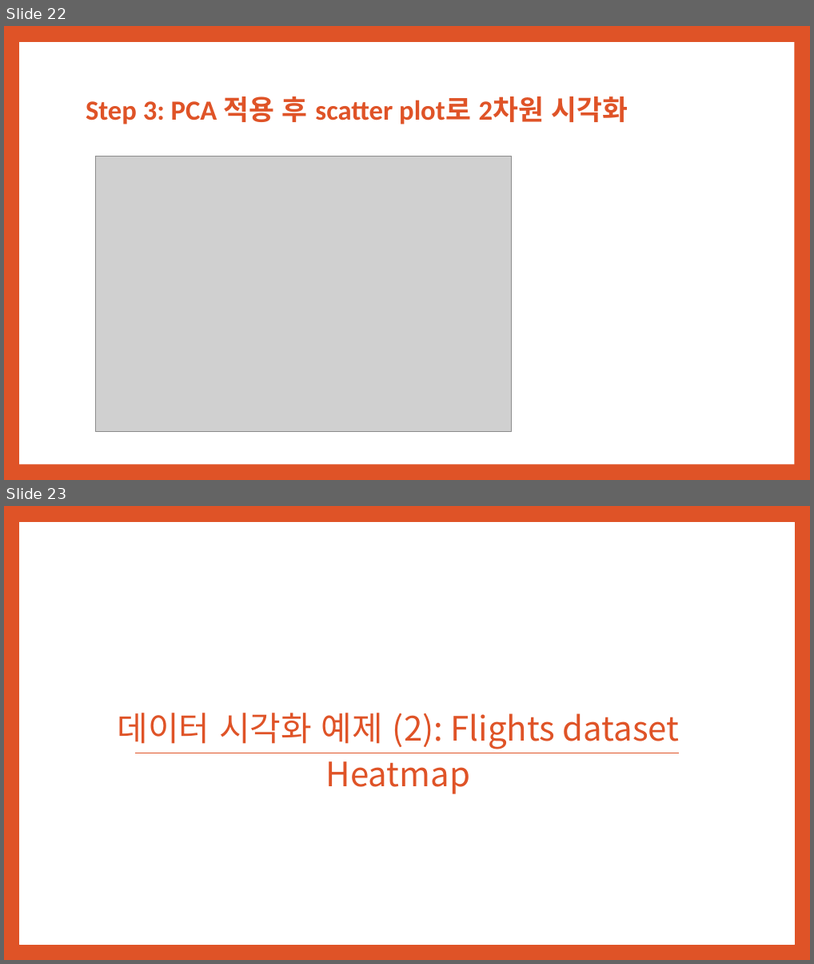
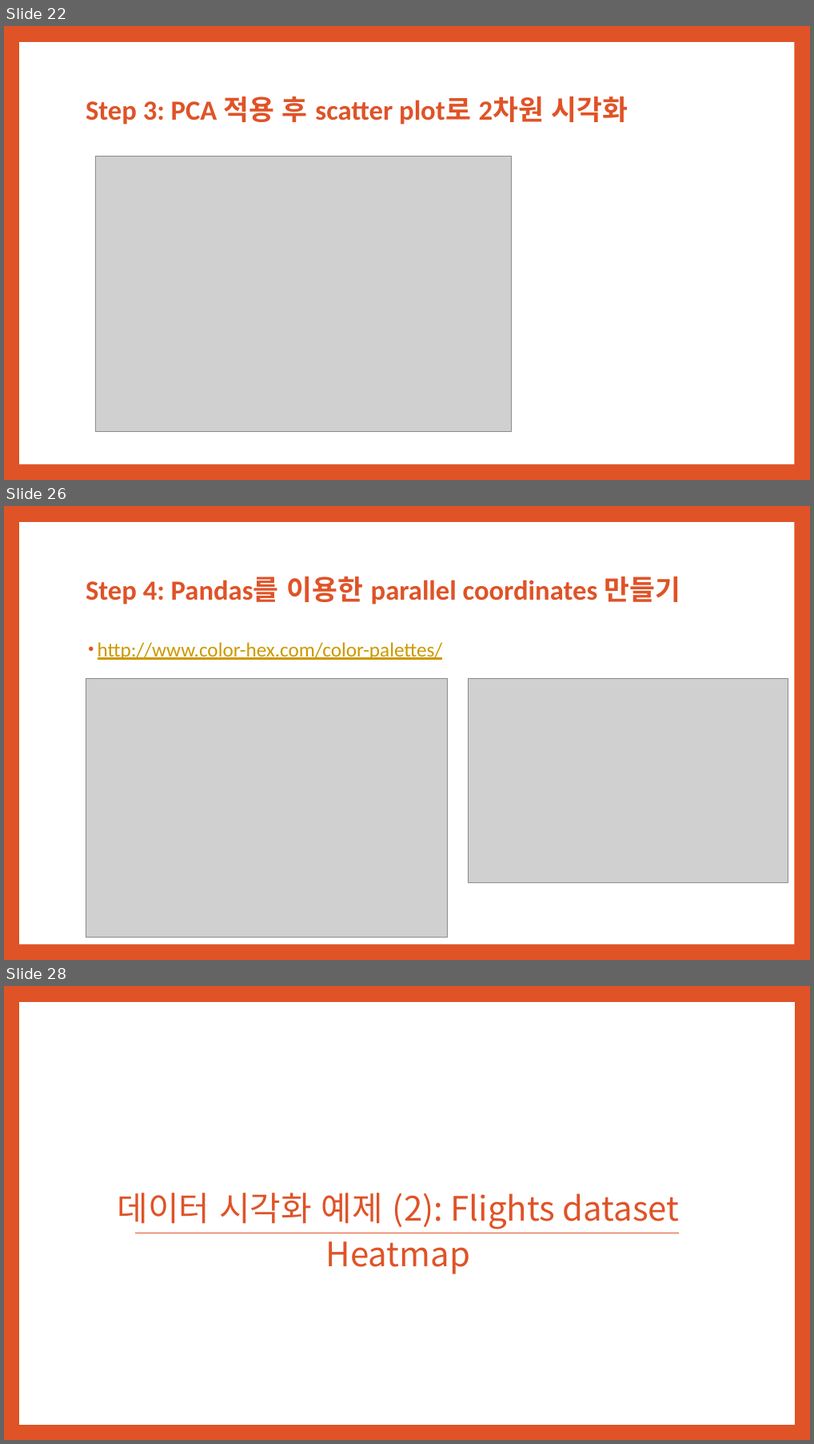
Before and after one commit to awesome-davian/VisTutorial, a slide deck: presentations/Matplotlib & Seaborn.pptx. Shown one above the other, each under a label of ours: slides 22 and 23 before the commit, slides 22, 26 and 28 after it; the slides between them are not shown. The pictures are 814x964 and 814x1444 pixels, drawn with LibreOffice and Linux fonts; fonts in the diff are those of the drawing; grey boxes stand for pictures. Boxes give left, top, right and bottom in pixels: in the first picture for what was removed or moved away, otherwise in the second. Text is boxed around its words. In the diff, an @@ line names an element or a change of style, - is before the commit and + after.

Commit message:
Added parallel coordinates

```diff
--- a/presentations/Matplotlib & Seaborn.pptx
+++ b/presentations/Matplotlib & Seaborn.pptx
@@ slide 26 added at <box>4,506,810,960</box>, background #DF5327; not listed: 1 template element that a slide beside it also shows @@
@@ title added at <box>86,576,682,604</box>, 33 pt, text #DF5327, bold @@
+Step 4: Pandas를 이용한 parallel coordinates 만들기
@@ text added at <box>98,642,443,660</box>, 24 pt, text #CC9900, underline @@
+• http://www.color-hex.com/color-palettes/
@@ picture added at <box>86,678,448,936</box> @@
@@ picture added at <box>469,678,789,882</box> @@
@@ what was slide 23 is now slide 28 @@
```
Also in this commit, not shown: 4 other slides added, 1 other file.
